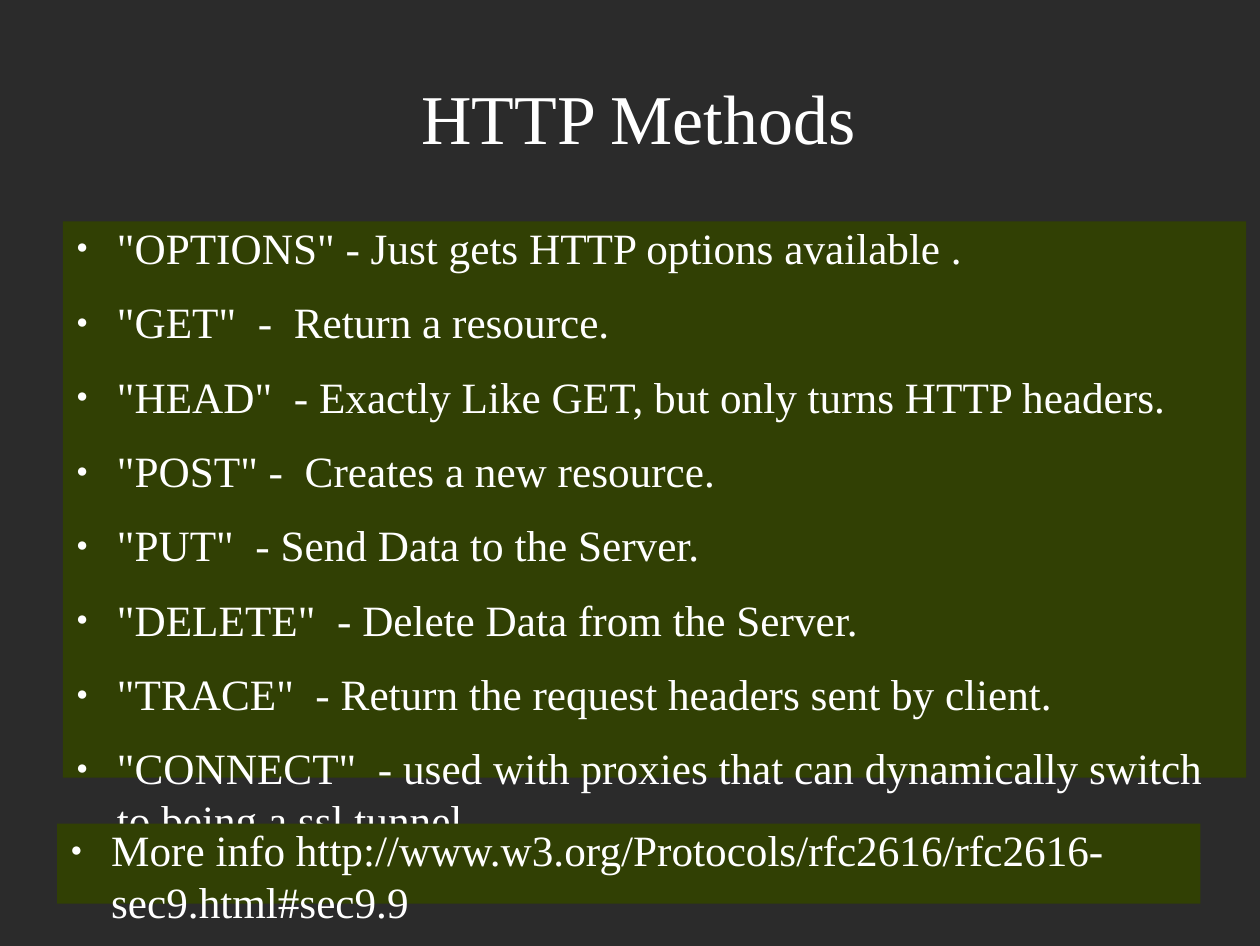
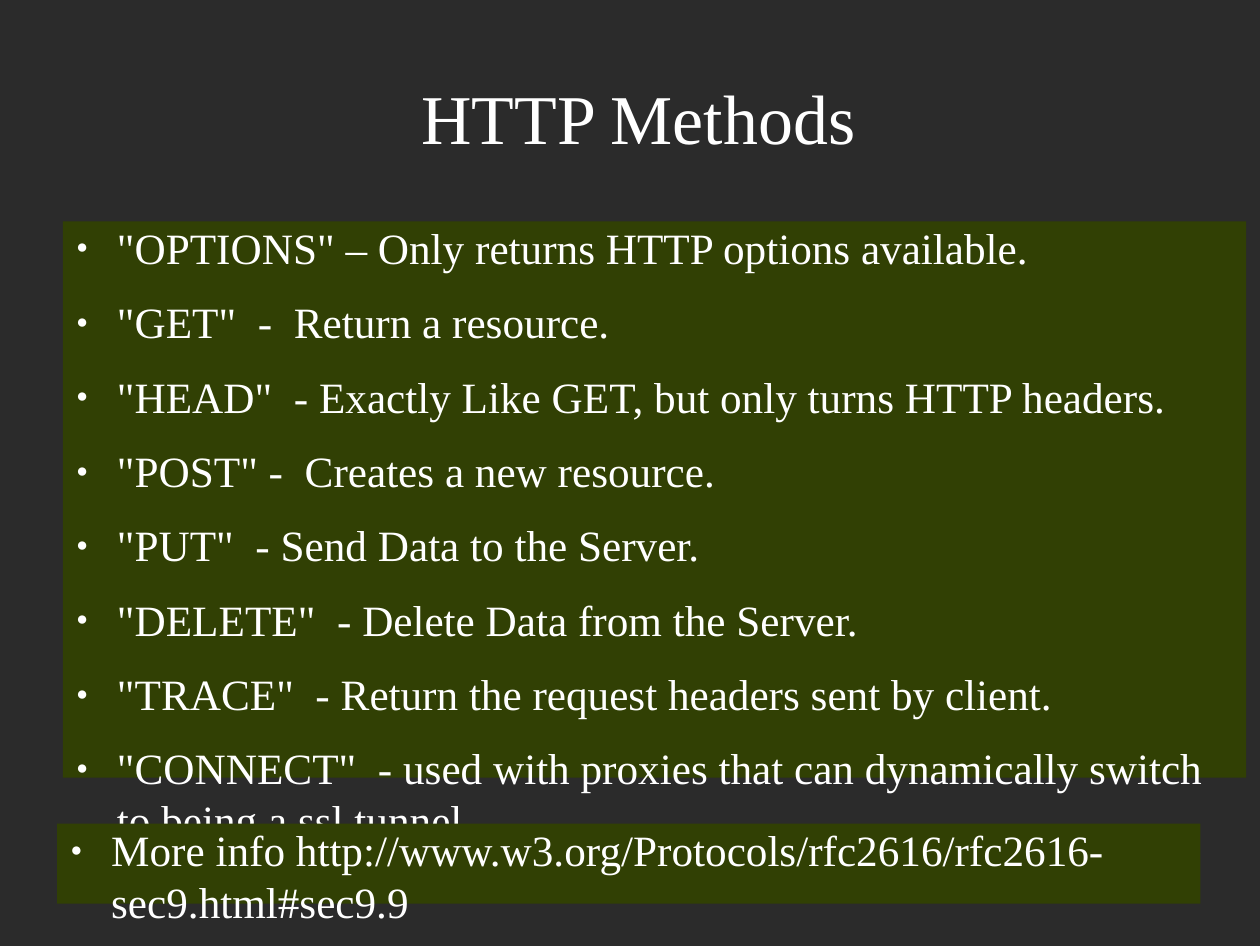
Before and after one commit to obscuritysystems/Webspiders, a slide deck: slide 6 of WebSpiders.odp. Drawn at 1260x946 pixels with LibreOffice and Linux fonts; fonts in the diff are those of the drawing; background and template pictures are left out; a plain dark background stands for a picture behind light text. Boxes give left, top, right and bottom in pixels: in the first picture for what was removed or moved away, otherwise in the second. Text is boxed around its words. In the diff, an @@ line names an element or a change of style, - is before the commit and + after.

Commit message:
minor changes to the presentation.

```diff
--- a/WebSpiders.odp
+++ b/WebSpiders.odp
@@ text at (117, 234, 1028, 273): text changed @@
-● "OPTIONS" - Just gets HTTP options available .
+● "OPTIONS" – Only returns HTTP options available.
```
Also in this commit, not shown: 1 other slide changed.
